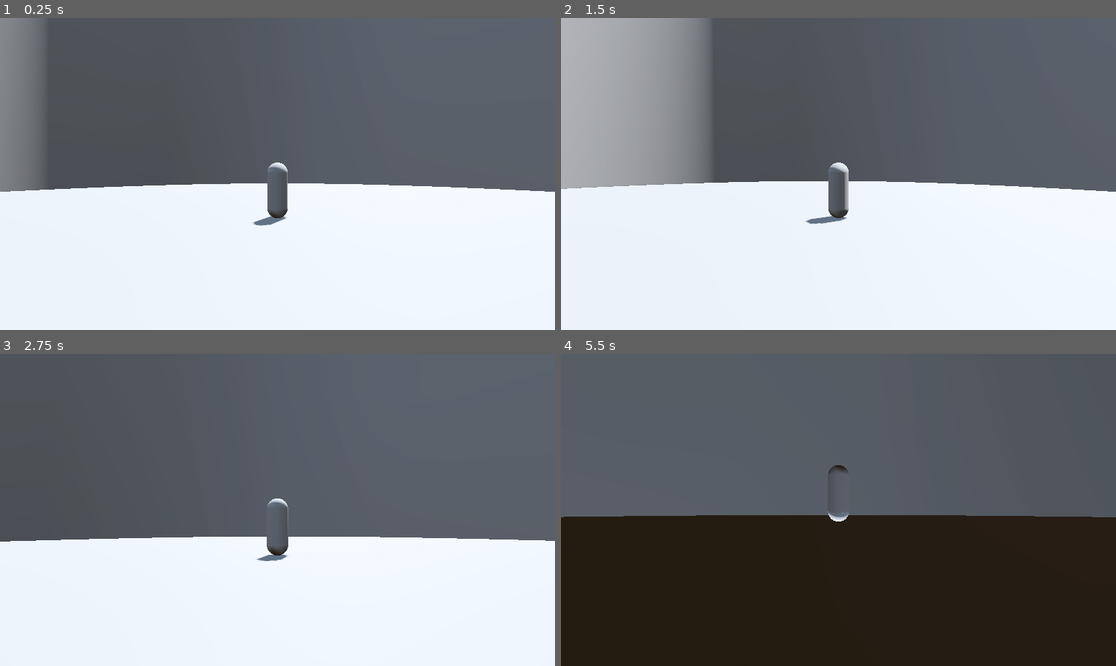
Above: before the commit, frames 1-4 (two rows, left to right).
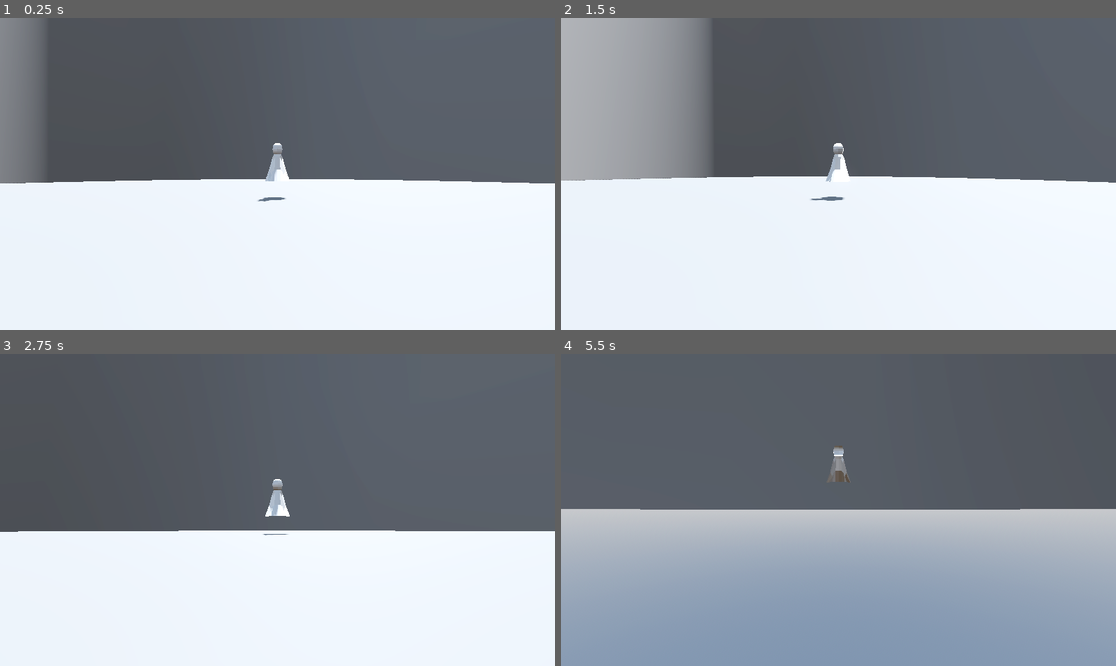
Above: after the commit, the same moments.

Repository: ruapotato/Gravitationally-Challenged
Game: Godot game, scene res://level_bits/level_loader.tscn
The game is run twice, just before and just after one commit, with the same random seed, the same clock (stepped at 60 frames per second) and the same inputs.
Inputs (mouse positions are in pixels of both pictures, inside the frame that each line leads up to):
- Up to frame 1 (0.25 s): no input
- Up to frame 2 (1.5 s): tap Enter at 0.5 s; move the mouse to (866, 174) at 0.52 s; hold Mouse wheel up (zoom_in) 0.53-1.28 s; hold W (up) from 0.53 s (still down); move the mouse to (810, 174) at 1.27 s; tap Mouse wheel down (zoom_out) at 1.35 s
- Up to frame 3 (2.75 s): keep holding W (up); move the mouse to (288, 503) at 2.02 s; hold Mouse wheel up (zoom_in) from 2.03 s (still down)
- Up to frame 4 (5.5 s): keep holding W (up); tap Space (reverse) at 2.75 s; move the mouse to (832, 516) at 2.77 s; release Mouse wheel up (zoom_in) at 2.78 s; tap Mouse wheel down (zoom_out) at 2.85, 4.35 s; move the mouse to (877, 513) at 3.52 s; hold Mouse wheel up (zoom_in) 3.53-4.28 s; tap Enter at 4.25 s; move the mouse to (794, 506) at 4.27 s; move the mouse to (844, 510) at 5.02 s; hold Mouse wheel up (zoom_in) from 5.03 s (still down)

The runs differ from the first frame. In frame 1, 2.6% of the frame differs, in the area x 0-100%, y 40-67%; in frame 2, 2.8%; in frame 3, 2.9%; in frame 4, 50%, in the area x 0-100%, y 29-100%.

Commit message:
1/2 done add mesh to player

Diff:
--- a/player.gd
+++ b/player.gd
@@ -3,6 +3,7 @@
 @onready var cam_piv = $piv
 @onready var camera_arm = $piv/SpringArm3D
 @onready var camera = $piv/SpringArm3D/Camera3D
+@onready var mesh = $mesh
 
 # Movement constants
 const MOVEMENT_FORCE = 140.0
@@ -13,6 +14,10 @@
 const MAX_ZOOM = 10.0
 const LERP_VAL = 0.15
 const GRAVITY_SCALE = 3.0
+const ROTATION_SPEED = 10.0
+const MIN_STRETCH = 1.0
+const MAX_STRETCH = 1.2
+const STRETCH_SPEED = 4.0
 
 # State handling
 enum ActionState {IDLE, WALK}
@@ -25,8 +30,13 @@
 var target_camera_rotation: Vector3
 var current_camera_height: float = 0.44
 
+# Movement and visual variables
 var saved_check_point = Vector3(0,0,0)
 var saved_check_point_gravity = GRAVITY_SCALE
+var base_mesh_scale: Vector3
+var current_stretch: float = MIN_STRETCH
+var target_mesh_transform: Transform3D
+var last_movement_direction: Vector3 = Vector3.FORWARD  # Store last movement direction
 
 func _ready() -> void:
 	# Configure RigidBody properties
@@ -37,6 +47,10 @@
 	angular_damp = 0.0
 	can_sleep = false
 	gravity_scale = GRAVITY_SCALE
+
+	# Store the original mesh scale
+	base_mesh_scale = mesh.scale
+
 	load_check_point()
 
 	# Set up camera
@@ -50,40 +64,35 @@
 	cam_piv.top_level = true
 	cam_piv.position = Vector3.ZERO
 
-func load_check_point():
-	global_position = saved_check_point
-	if saved_check_point_gravity != gravity_scale:
-		flip_gravity()
-
-func save_check_point(to_this_point):
-	if to_this_point != saved_check_point:
-		saved_check_point = to_this_point
-
-func die():
-	load_check_point()
-
-func update_camera(delta: float) -> void:
-	# Keep pivot exactly at player center
-	cam_piv.global_position = global_position
-
-	# Smoothly interpolate camera height
-	var target_height = 0.44 * (1 if !gravity_inverted else -1)
-	current_camera_height = lerp(current_camera_height, target_height, delta * 5.0)
-	camera_arm.position = Vector3(0, current_camera_height, 0)
-
-	# Smoothly interpolate camera rotation
-	var current_rot = cam_piv.rotation
-	current_rot.z = lerp_angle(current_rot.z, target_camera_rotation.z, delta * 5.0)
-	cam_piv.rotation = current_rot
-
-func flip_gravity() -> void:
-	# Update gravity state
-	gravity_inverted = !gravity_inverted
-	gravity_scale = -gravity_scale
-
-	# Update target rotation, preserving Y rotation
-	target_camera_rotation = cam_piv.rotation
-	target_camera_rotation.z = float(gravity_inverted) * PI
+	# Initialize mesh transform
+	update_target_mesh_transform(Vector3.FORWARD)
+
+func update_target_mesh_transform(velocity: Vector3) -> void:
+	var speed = velocity.length() / MAX_VELOCITY
+	current_stretch = lerp(current_stretch, lerp(MIN_STRETCH, MAX_STRETCH, speed), get_physics_process_delta_time() * STRETCH_SPEED)
+
+	# Update last movement direction if we have significant velocity
+	if velocity.length_squared() > 0.01:
+		last_movement_direction = velocity.normalized()
+
+	# Always use the last valid movement direction for the look basis
+	var look_basis = Basis.looking_at(last_movement_direction, Vector3.UP)
+
+	# Create stretch transform
+	var stretch = Transform3D()
+	stretch = stretch.scaled(Vector3(1, 1, current_stretch))
+
+	# Create flip transform
+	var flip = Transform3D()
+	if gravity_inverted:
+		flip = flip.rotated(Vector3.RIGHT, PI)
+		flip = flip.rotated(Vector3.UP, PI)
+
+	# Combine transformations
+	target_mesh_transform = Transform3D(look_basis, mesh.position) * stretch * flip
+
+func update_mesh_transform(delta: float) -> void:
+	mesh.transform = mesh.transform.interpolate_with(target_mesh_transform, delta * ROTATION_SPEED)
 
 func _integrate_forces(state: PhysicsDirectBodyState3D) -> void:
 	var current_velocity = state.linear_velocity
@@ -113,11 +122,54 @@
 	state.linear_velocity.z = horizontal_velocity.z
 
 	# Limit maximum horizontal velocity
-	horizontal_velocity = Vector3(state.linear_velocity.x, 0, state.linear_velocity.z)
 	if horizontal_velocity.length() > MAX_VELOCITY:
 		horizontal_velocity = horizontal_velocity.normalized() * MAX_VELOCITY
 		state.linear_velocity.x = horizontal_velocity.x
 		state.linear_velocity.z = horizontal_velocity.z
+
+	# Update target mesh transform
+	update_target_mesh_transform(horizontal_velocity)
+	# Update actual mesh transform
+	update_mesh_transform(state.step)
+
+func flip_gravity() -> void:
+	# Update gravity state
+	gravity_inverted = !gravity_inverted
+	gravity_scale = -gravity_scale
+
+	# Update target rotation for camera, preserving Y rotation
+	target_camera_rotation = cam_piv.rotation
+	target_camera_rotation.z = float(gravity_inverted) * PI
+
+	# Update mesh transform using last known direction
+	update_target_mesh_transform(last_movement_direction)
+
+# Rest of the code remains unchanged
+func load_check_point():
+	global_position = saved_check_point
+	if saved_check_point_gravity != gravity_scale:
+		flip_gravity()
+
+func save_check_point(to_this_point):
+	if to_this_point != saved_check_point:
+		saved_check_point = to_this_point
+
+func die():
+	load_check_point()
+
+func update_camera(delta: float) -> void:
+	# Keep pivot exactly at player center
+	cam_piv.global_position = global_position
+
+	# Smoothly interpolate camera height
+	var target_height = 0.44 * (1 if !gravity_inverted else -1)
+	current_camera_height = lerp(current_camera_height, target_height, delta * 5.0)
+	camera_arm.position = Vector3(0, current_camera_height, 0)
+
+	# Smoothly interpolate camera rotation
+	var current_rot = cam_piv.rotation
+	current_rot.z = lerp_angle(current_rot.z, target_camera_rotation.z, delta * 5.0)
+	cam_piv.rotation = current_rot
 
 func _unhandled_input(event: InputEvent) -> void:
 	if event is InputEventMouseMotion and Input.get_mouse_mode() == Input.MOUSE_MODE_CAPTURED:
--- a/player.tscn
+++ b/player.tscn
@@ -1,14 +1,14 @@
-[gd_scene load_steps=4 format=3 uid="uid://dhl72ijpyhoyh"]
+[gd_scene load_steps=5 format=3 uid="uid://dhl72ijpyhoyh"]
 
+[ext_resource type="PackedScene" uid="uid://ci6dvjpgwuevu" path="res://import/player.glb" id="2_5hcgc"]
 [ext_resource type="Script" path="res://player.gd" id="2_ivawi"]
 
-[sub_resource type="CapsuleShape3D" id="CapsuleShape3D_n3mno"]
-radius = 0.25
-height = 1.5
+[sub_resource type="SphereShape3D" id="SphereShape3D_uwbmy"]
+radius = 0.04
 
-[sub_resource type="CapsuleMesh" id="CapsuleMesh_ede56"]
-radius = 0.28
-height = 1.5
+[sub_resource type="CapsuleShape3D" id="CapsuleShape3D_xvyu2"]
+radius = 0.215
+height = 0.66
 
 [node name="player" type="RigidBody3D"]
 script = ExtResource("2_ivawi")
@@ -23,7 +23,23 @@
 current = true
 
 [node name="CollisionShape3D" type="CollisionShape3D" parent="."]
-shape = SubResource("CapsuleShape3D_n3mno")
+transform = Transform3D(1, 0, 0, 0, 1, 0, 0, 0, 1, 0, 0.864618, -0.0649178)
+shape = SubResource("SphereShape3D_uwbmy")
 
-[node name="MeshInstance3D" type="MeshInstance3D" parent="."]
-mesh = SubResource("CapsuleMesh_ede56")
+[node name="CollisionShape3D2" type="CollisionShape3D" parent="."]
+transform = Transform3D(1, 0, 0, 0, 1, 0, 0, 0, 1, 0, 0.125642, -0.279737)
+shape = SubResource("CapsuleShape3D_xvyu2")
+
+[node name="center" type="Node3D" parent="."]
+transform = Transform3D(1, 0, 0, 0, 1, 0, 0, 0, 1, -0.0546767, 0.901171, -0.21055)
+
+[node name="back" type="Node3D" parent="."]
+transform = Transform3D(1, 0, 0, 0, 1, 0, 0, 0, 1, 0.0093879, 0.996495, 0.0745856)
+
+[node name="bot_left" type="Node3D" parent="."]
+transform = Transform3D(1, 0, 0, 0, 1, 0, 0, 0, 1, -0.120642, 0.871933, 0.0885724)
+
+[node name="bot_right" type="Node3D" parent="."]
+transform = Transform3D(1, 0, 0, 0, 1, 0, 0, 0, 1, 0.105191, 0.871933, 0.0914997)
+
+[node name="mesh" parent="." instance=ExtResource("2_5hcgc")]
Not shown, added: blender/player.blend.import
Binary file changed: import/player.glb
Not shown, changed: import/player.mtl
Not shown, changed: import/player.obj
Not shown, added: blender/player.blend
Not shown, added: blender/player.blend1
